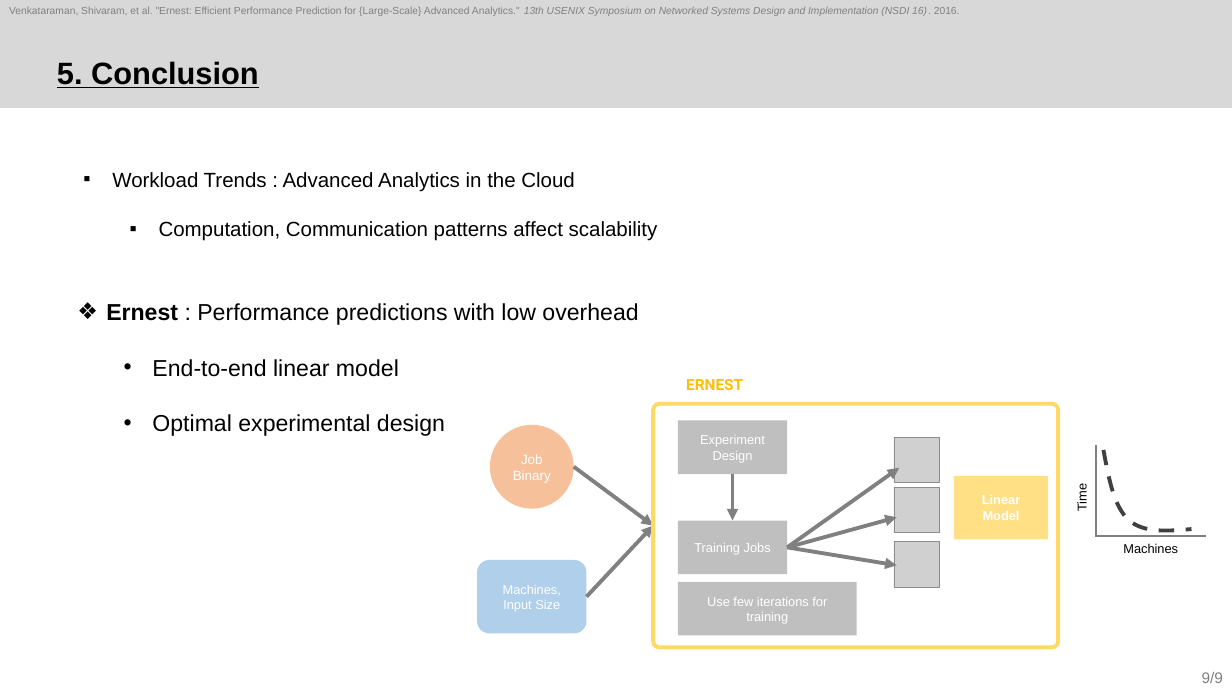
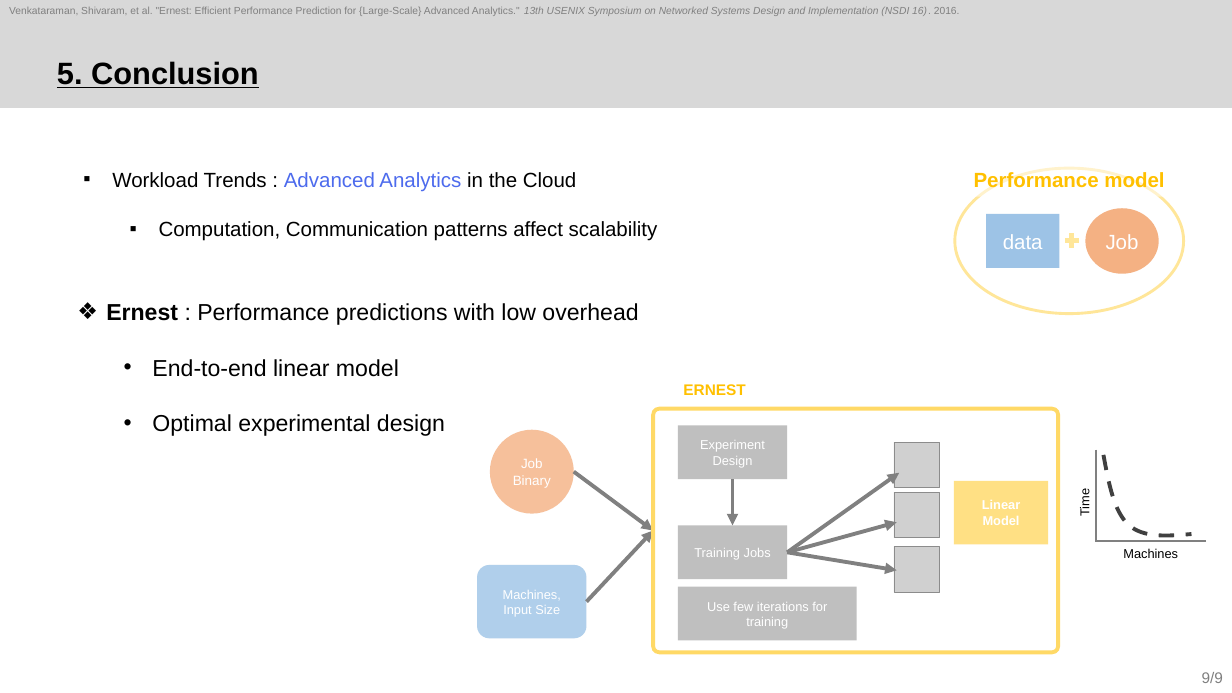
Before and after one commit to sohee98/2022-2nd-Course, a slide deck: slide 9 of Cloud Computing/Paper review/3. Ernest/22.11.22_Ernest_SoheeKim.pptx. Drawn at 1232x693 pixels with LibreOffice and Linux fonts; fonts in the diff are those of the drawing; grey boxes stand for pictures. Boxes give left, top, right and bottom in pixels: in the first picture for what was removed or moved away, otherwise in the second. Text is boxed around its words. In the diff, an @@ line names an element or a change of style, - is before the commit and + after.

```diff
--- a/Cloud Computing/Paper review/3. Ernest/22.11.22_Ernest_SoheeKim.pptx
+++ b/Cloud Computing/Paper review/3. Ernest/22.11.22_Ernest_SoheeKim.pptx
@@ text at [112,172,576,191]: text colour #000000 to #4D6BED in "Advanced Analytics" @@
@@ group added at [955,168,1184,313]: 2 ellipses, 1 rectangle, 1 text, 1 plus sign @@
+data
+Job
+Performance model
@@ rectangle "ERNEST": place and size @@
-rectangle "ERNEST" at [653,371,776,405]
+rectangle "ERNEST" at [653,376,776,404]
@@ rectangle "ERNEST" at [653,376,776,404]: font Roboto to Arial @@
@@ text "Time": place and size @@
-text "Time" at [1075,486,1089,511]
+text "Time" at [1078,491,1092,516]
@@ 6 arrows, 4 rectangles, 3 pictures, 2 rounded rectangles, 2 lines, 1 ellipse, 1 freeform shape: place and size @@
-6 arrows, 4 rectangles, 3 pictures, 2 rounded rectangles, 2 lines, 1 ellipse, 1 freeform shape at [477,404,1206,648]
+6 arrows, 4 rectangles, 3 pictures, 2 rounded rectangles, 2 lines, 1 ellipse, 1 freeform shape at [477,409,1206,653]
@@ text "Machines": place and size @@
-text "Machines" at [1123,543,1178,553]
+text "Machines" at [1123,548,1178,558]
```
Also in this commit, not shown: 7 other slides changed, 2 other files.
